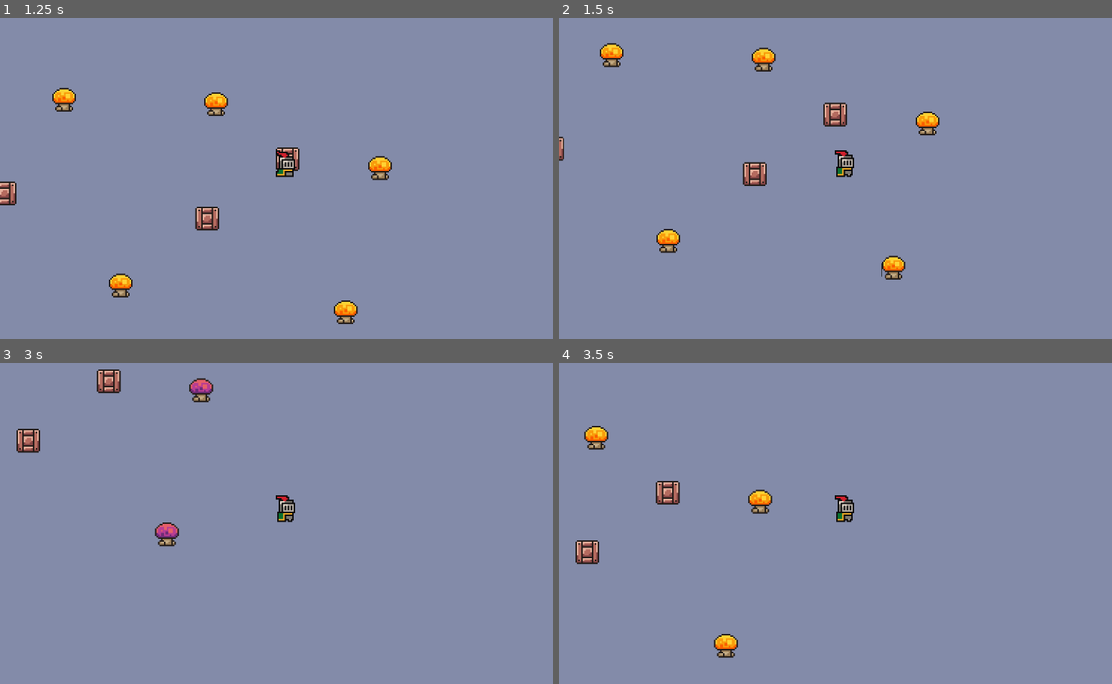
Above: before the commit, frames 1-4 (two rows, left to right).
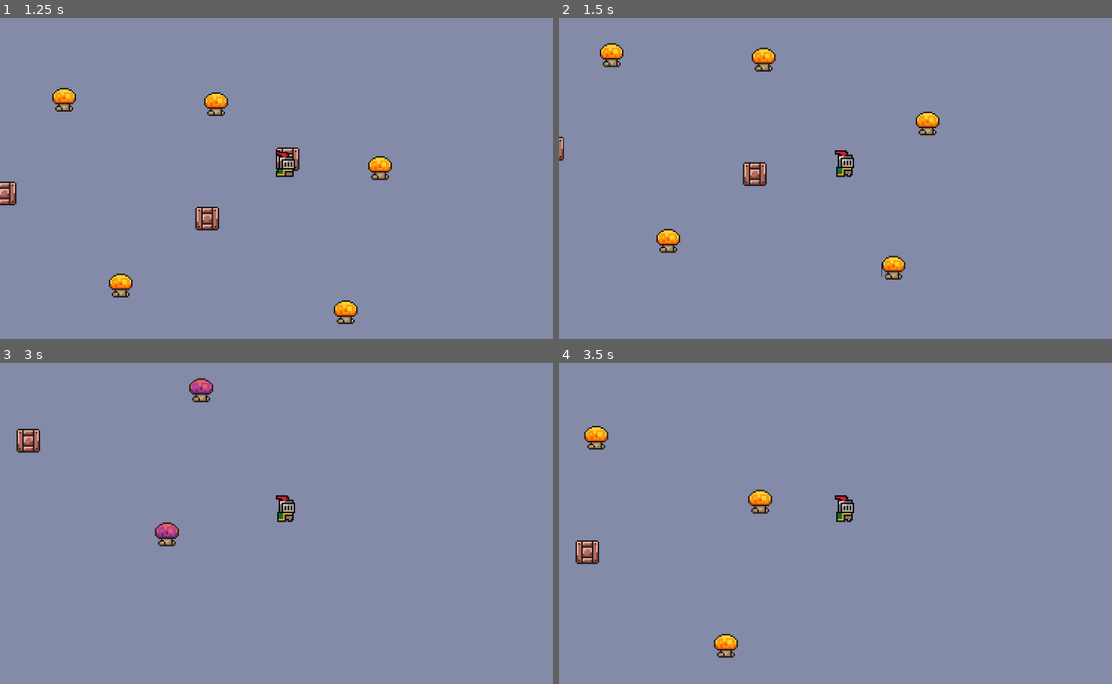
Above: after the commit, the same moments.

Repository: dkf2003/4-4-ATE
Game: Godot game, scene res://Scenes/game.tscn
Two runs of this game, one before a commit and one after it. Both use one fixed random seed, a clock stepped at 60 frames per second and the inputs below.
Inputs:
- Up to frame 1 (1.25 s): hold Right (ui_right) from 0.53 s (still down); tap E (e) at 0.6 s
- Up to frame 2 (1.5 s): release Right (ui_right) at 1.28 s; hold Down (ui_down) from 1.28 s (still down); tap E (e) at 1.35 s
- Up to frame 3 (3 s): release Down (ui_down) at 2.03 s; hold Right (ui_right) 2.03-2.78 s; tap E (e) at 2.1, 2.85 s; hold Up (ui_up) from 2.78 s (still down)
- Up to frame 4 (3.5 s): keep holding Up (ui_up)

Frame 1 is identical in both runs. In frame 2, 0.3% of the frame differs, in the area x 47-53%, y 26-34%; in frame 3, 0.3%; in frame 4, 0.3%.

Commit message:
Beginning of Interactable Objects
Changed mask of crate so player can interact with it using 'e'

Diff:
--- a/firstgame/Scenes/crate.tscn
+++ b/firstgame/Scenes/crate.tscn
@@ -15,6 +15,7 @@
 region_rect = Rect2(112, 64, 16, 16)
 
 [node name="pickable_area" type="Area2D" parent="."]
+collision_mask = 2
 
 [node name="CollisionShape2D" type="CollisionShape2D" parent="pickable_area"]
 shape = SubResource("RectangleShape2D_wp72f")
--- a/firstgame/scripts/crate.gd
+++ b/firstgame/scripts/crate.gd
@@ -2,8 +2,8 @@
 
 var player_in_area = false
 
-func _on_body_entered(body: Node2D) -> void:
-	print("'E' Collect")
+#func _on_body_entered(body: Node2D) -> void:
+	#print("'E' Collect")
 
 func _process(delta: float) -> void:
 	if player_in_area:
@@ -13,10 +13,12 @@
 
 
 func _on_pickable_area_body_entered(body: Node2D) -> void:
+	print("Player in")
 	if body.has_method("player"):
 		player_in_area = true
 
 
 func _on_pickable_area_body_exited(body: Node2D) -> void:
+	print("Player left")
 	if body.has_method("player"):
 		player_in_area = false
